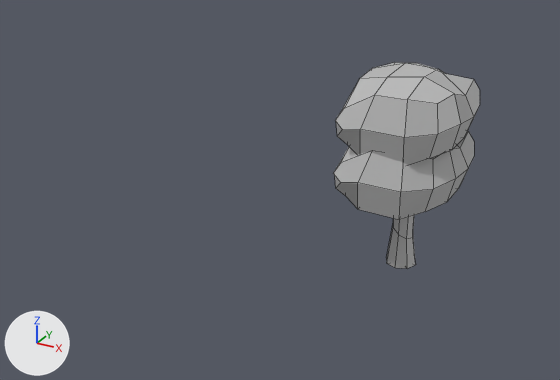
An edit to the FBX model Nomad/Assets/Prefabs/Imports/Tree.fbx, drawn before and after from the same camera.
The view is the same before and after, from a 50 mm camera at (0.114, -0.164, 0.098) aimed at (0.013, 0.019, 0.006). The axes (+X, +Y, +Z) are drawn at lower left. The lights are the same throughout. Mesh edges are drawn as thin lines. Where no turn or scale is listed for an object, it has been applied to the vertices.

The older version as bpy lines, for what is in view:
```python
me_mesh = bpy.data.meshes.new('Mesh')
me_mesh.from_pydata(...)  # 42 vertices, 48 faces; spans x -0.44..0.44, y -0.09..3.97, z -0.44..0.44
me_mesh.materials.append(mat_lambert1)  # grey #bcbcbc
me_mesh_001 = bpy.data.meshes.new('Mesh.001')
me_mesh_001.from_pydata(...)  # 50 vertices, 44 faces; spans x -1.68..1.51, y -1.0..1.0, z -1.74..1.75
me_mesh_001.materials.append(mat_lambert1)  # grey #bcbcbc
me_mesh_002 = bpy.data.meshes.new('Mesh.002')
me_mesh_002.from_pydata(...)  # 92 vertices, 92 faces; spans x -0.016..0.016, y -0.0174..0.0174, z -0.0018..0.0536
me_mesh_002.materials.append(mat_lambert1)  # grey #bcbcbc
me_mesh_003 = bpy.data.meshes.new('Mesh.003')
me_mesh_003.from_pydata(...)  # 92 vertices, 92 faces; spans x -0.016..0.016, y -0.0174..0.0174, z -0.0016..0.0395
me_mesh_003.materials.append(mat_lambert1)  # grey #bcbcbc
ob_canopy = bpy.data.objects.new('Canopy', me_mesh_001)
ob_canopy.parent = ob_tree
ob_canopy.location = (0.0197, 4.651, 0.132)
ob_canopy.hide_viewport = True
ob_tree = bpy.data.objects.new('Tree', me_mesh)
ob_tree.location = (0.0504, 0.023, -0.0085)
ob_tree.rotation_euler = (1.571, 0.0, 0.0)  # degrees (90, 0, 0)
ob_tree.scale = (0.01, 0.01, 0.01)
ob_tree1shape = bpy.data.objects.new('Tree1Shape', me_mesh_002)
ob_tree1shape.location = (0.0497, 0.0217, -0.0076)
ob_tree2shape = bpy.data.objects.new('Tree2Shape', me_mesh_003)
ob_tree2shape.location = (0.0497, 0.0217, -0.0078)
```
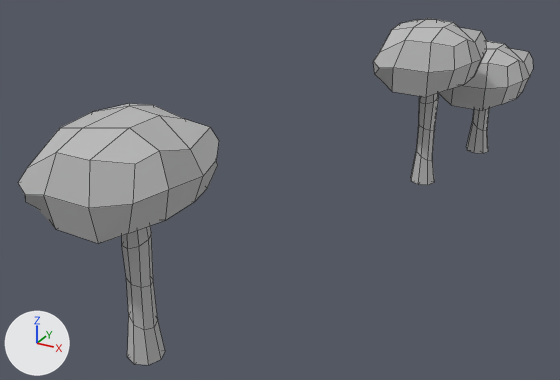
Location of each change, (x1, y1, x2, y2) in pixels of the pictures (560 x 380 px):
'Canopy', shown
    after: (18, 103, 219, 244)
'Tree1Shape', reshaped, moved (22% narrower, 17% shorter)
    before: (335, 62, 480, 263)
    after: (373, 18, 486, 185)
'Tree2Shape', moved
    before: (333, 131, 474, 220)
    after: (439, 41, 533, 153)
'Tree', moved
    before: (387, 215, 416, 268)
    after: (122, 226, 165, 365)
part 1 of me_mesh_002, cut back
    after: (419, 94, 439, 104)

Edits to the bpy script that builds the scene:
```text
Change me_mesh_002:
    used by ob_tree1shape; location = (0.0497, 0.0217, -0.0076)
    remove me_mesh_002.from_pydata(...)  # 92 vertices, 92 faces; spans x -0.016..0.016, y -0.0174..0.0174, z -0.0018..0.0536
    add me_mesh_002.from_pydata(...)  # 91 vertices, 84 faces; spans x -0.016..0.016, y -0.0174..0.0174, z -0.0018..0.0536
    me_mesh_002 part 1
    9 vertices are removed from x -0.0018..0.0031, y -0.001..0.0037, z 0.0376..0.0388
    16 faces are deleted
    8 vertices are added at x -0.0018..0.0031, y -0.001..0.0037, z 0.034..0.0351
    8 new faces join them
Change ob_canopy:
    remove ob_canopy.hide_viewport = True
Change ob_tree1shape:
    ob_tree1shape.location: (0.0497, 0.0217, -0.0076) -> (0.0353, 0.0812, -0.0076)
Change ob_tree2shape:
    ob_tree2shape.location: (0.0497, 0.0217, -0.0078) -> (0.0438, 0.121, -0.0078)
Change ob_tree:
    ob_tree.location: (0.0504, 0.023, -0.0085) -> (0.0144, -0.0474, -0.0085)
```
